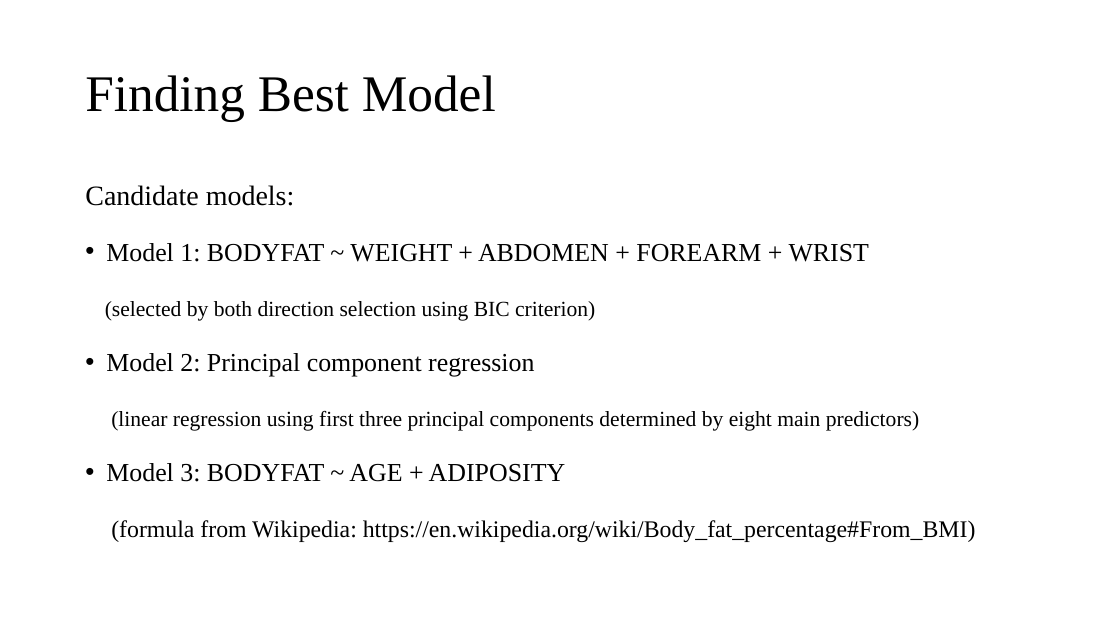
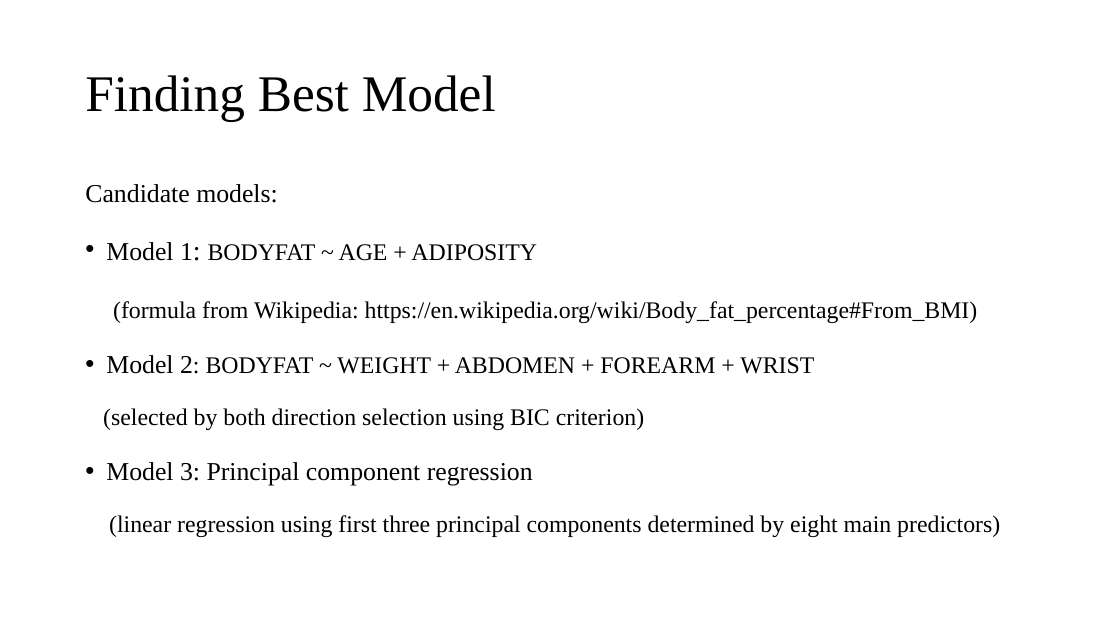
Before and after one commit to y220/BodyFat, a slide deck: slide 6 of slides/Module 2.pptx. Drawn at 1120x630 pixels with LibreOffice and Linux fonts; fonts in the diff are those of the drawing. Boxes give left, top, right and bottom in pixels: in the first picture for what was removed or moved away, otherwise in the second. Text is boxed around its words. In the diff, an @@ line names an element or a change of style, - is before the commit and + after.

Commit message:
presentation

```diff
--- a/slides/Module 2.pptx
+++ b/slides/Module 2.pptx
@@ text at (85,184,1000,537): size 24.1 to 22.1 pt in "Candidate models:"; size 18.5 to 20.4 pt in "(selected by both direction selection using BIC ...", "(linear regression using first three principal components ..." @@
@@ text at (106,242,978,374): text changed; size 22.2 to 20.4 pt @@
-• Model 1: BODYFAT ~ WEIGHT + ABDOMEN + FOREARM + WRIST
+• Model 1: BODYFAT ~ AGE + ADIPOSITY
+(formula from Wikipedia: https://en.wikipedia.org/wiki/Body_fat_percentage#From_BMI)
+• Model 2: BODYFAT ~ WEIGHT + ABDOMEN + FOREARM + WRIST
@@ text at (106,462,533,486): text changed; size 22.2 to 22.1 pt @@
-• Model 2: Principal component regression
+• Model 3: Principal component regression
@@ text at (106,463,976,542): paragraphs removed @@
-• Model 3: BODYFAT ~ AGE + ADIPOSITY
-(formula from Wikipedia: https://en.wikipedia.org/wiki/Body_fat_percentage#From_BMI)
```
Also in this commit, not shown: 1 other slide changed.
